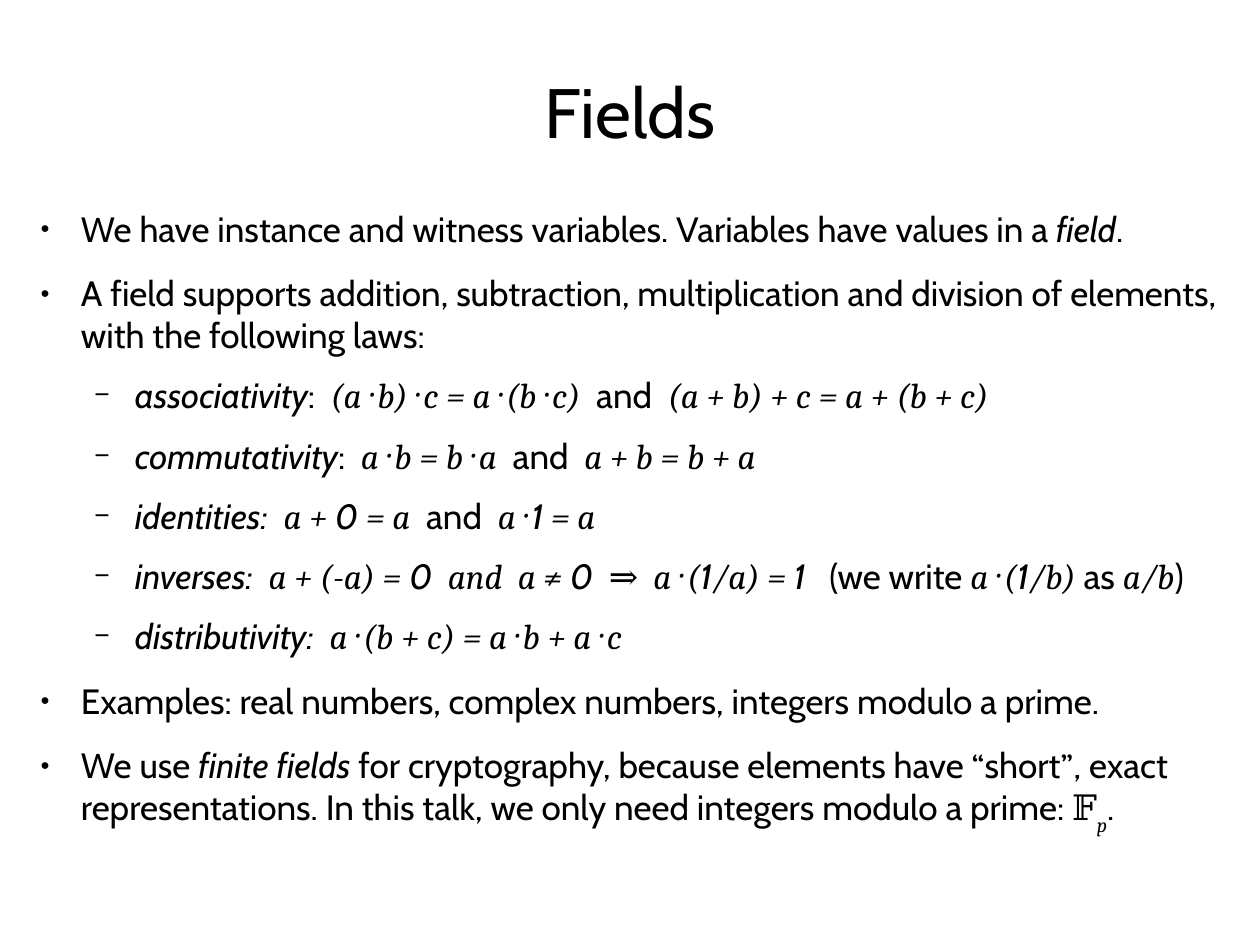
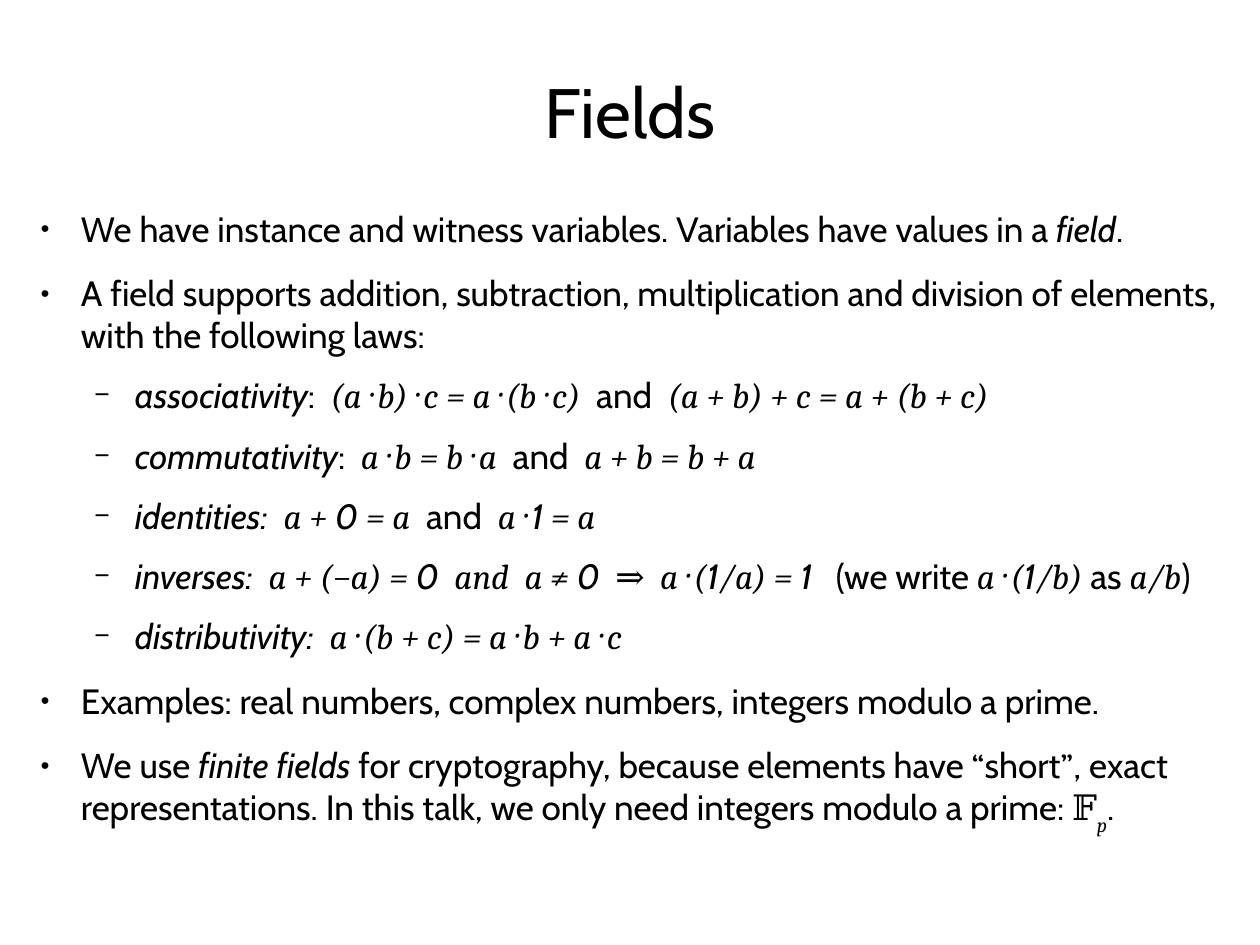
Before and after one commit to daira/zcon0, a slide deck: slide 8 of zkproofs.odp (slide 7 before the commit). Drawn at 1260x945 pixels with LibreOffice and Linux fonts; fonts in the diff are those of the drawing. Boxes give left, top, right and bottom in pixels: in the first picture for what was removed or moved away, otherwise in the second. Text is boxed around its words. In the diff, an @@ line names an element or a change of style, - is before the commit and + after.

```diff
--- a/zkproofs.odp
+++ b/zkproofs.odp
@@ text at (135, 562, 1191, 594): text changed @@
-  − inverses: a + (-a) = 0 and a ≠ 0 ⇒ a · (1/a) = 1 (we write a · (1/b) as a/b)
+  − inverses: a + (−a) = 0 and a ≠ 0 ⇒ a · (1/a) = 1 (we write a · (1/b) as a/b)
```
Also in this commit, not shown: 7 other slides changed, 6 slides added, 1 other file.
